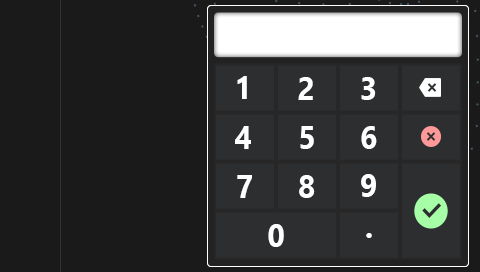
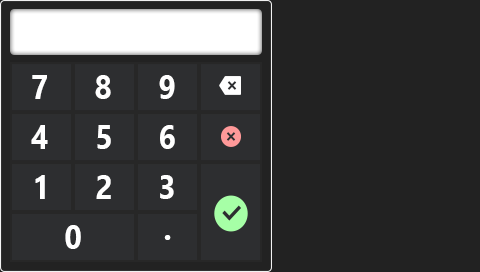
Layers edited between the first and the second 480px x 272px image:
painted on "Rectangle 14" (1st of 4, in "Keyboard" › "56_Keyboard_confirm") over (x1=10, y1=210, x2=338, y2=262)
painted on "Rectangle 13" (1st of 4, in "Keyboard" › "56_Keyboard_confirm") over (x1=136, y1=210, x2=400, y2=262)
painted on "Rectangle 12" (1st of 4, in "Keyboard" › "56_Keyboard_confirm") over (x1=199, y1=161, x2=462, y2=262)
painted on "Rectangle 14" (2nd of 4, in "Keyboard" › "55_Keyboard") over (x1=10, y1=210, x2=338, y2=262)
painted on "Rectangle 12" (2nd of 4, in "Keyboard" › "55_Keyboard") over (x1=199, y1=161, x2=462, y2=262)
painted on "Input" (1st of 2, in "Keyboard") over (x1=10, y1=9, x2=462, y2=58)
painted on "Rectangle arrondi 1" (1st of 2, in "Keyboard") over (x1=0, y1=0, x2=469, y2=272)
hid group "Negative Keyboard" (50 layers) over (x1=0, y1=0, x2=469, y2=272)
painted on "Rectangle 15" (1st of 2, in "Negative Keyboard" › "27_Keyboard_confirm") over (x1=10, y1=210, x2=276, y2=262)
painted on "Rectangle 14" (3rd of 4, in "Negative Keyboard" › "27_Keyboard_confirm") over (x1=73, y1=210, x2=338, y2=262)
painted on "Rectangle 12" (3rd of 4, in "Negative Keyboard" › "27_Keyboard_confirm") over (x1=199, y1=161, x2=462, y2=262)
painted on "Rectangle 15" (2nd of 2, in "Negative Keyboard" › "26_Keyboard") over (x1=10, y1=210, x2=276, y2=262)
painted on "Rectangle 14" (4th of 4, in "Negative Keyboard" › "26_Keyboard") over (x1=73, y1=210, x2=338, y2=262)
painted on "Rectangle 12" (4th of 4, in "Negative Keyboard" › "26_Keyboard") over (x1=199, y1=161, x2=462, y2=262)
painted on "Input" (2nd of 2, in "Negative Keyboard") over (x1=10, y1=9, x2=462, y2=58)
painted on "Rectangle arrondi 1" (2nd of 2, in "Negative Keyboard") over (x1=0, y1=0, x2=469, y2=272)
hid "original", painted on it over (x1=0, y1=0, x2=480, y2=272)
…and 76 more changes (3 moved_by, 1 opacity, 73 painted, 12 renamed)
